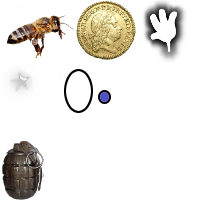
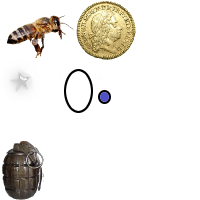
Before/after of a 200px x 200px layered artwork. What changed in the layer stack:
painted on "bee.png" over [19, 7, 46, 12]
hid "hand outline" over [142, 0, 187, 63]
